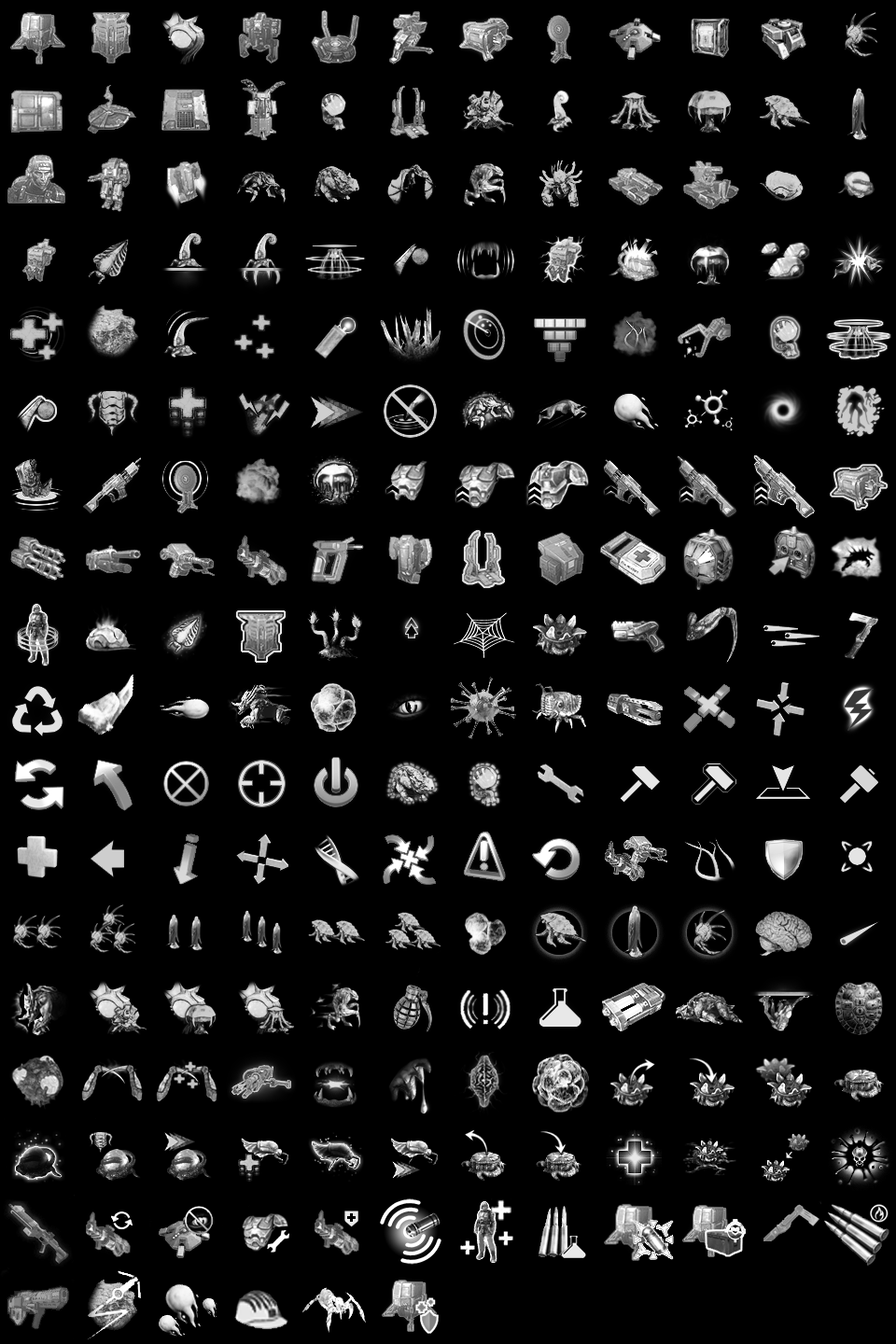
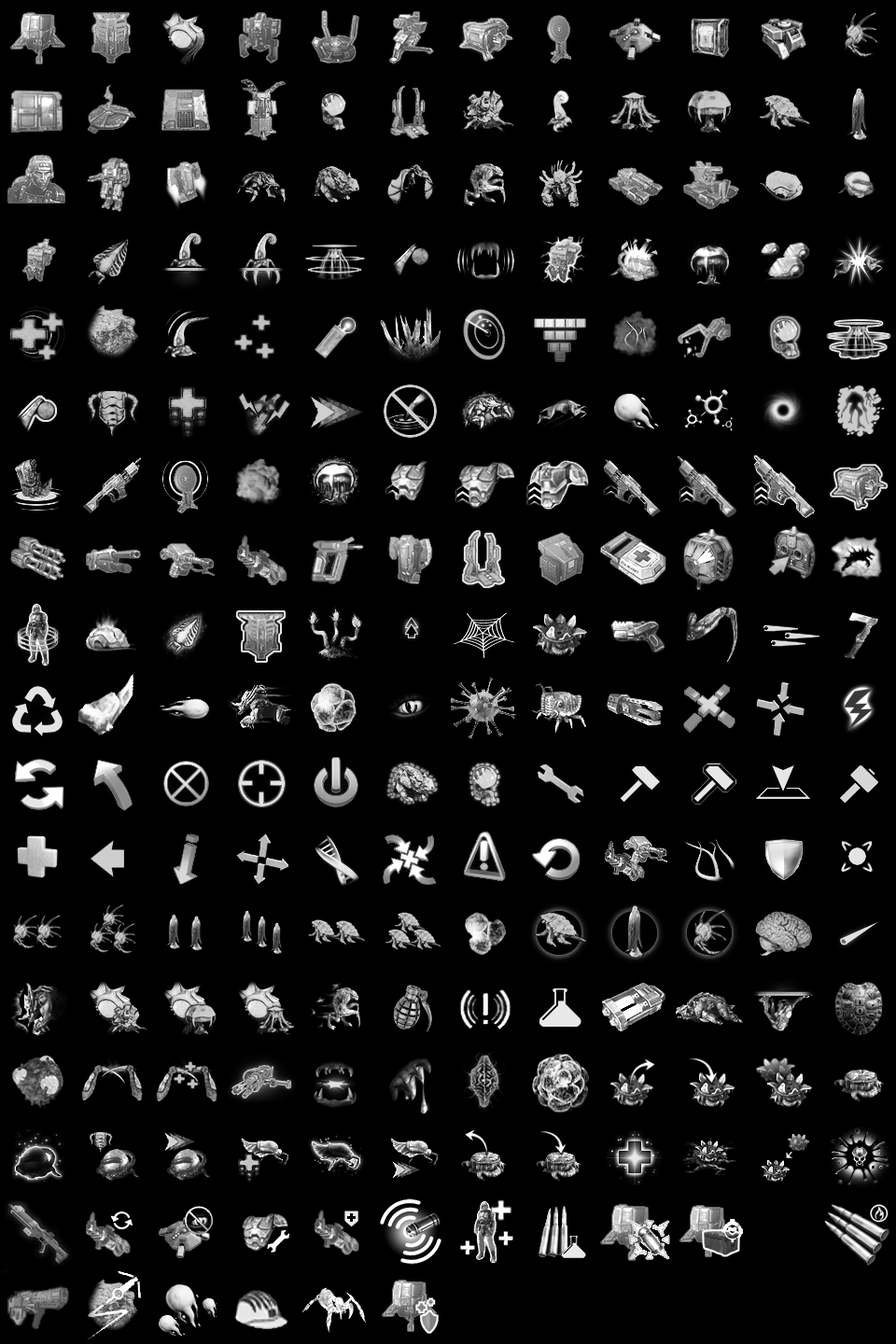
Layers edited between the first and the second 896×1344 image:
painted on "图层 2" over (599, 1200, 826, 1261)
painted on "图层 1" over (599, 1200, 826, 1261)
